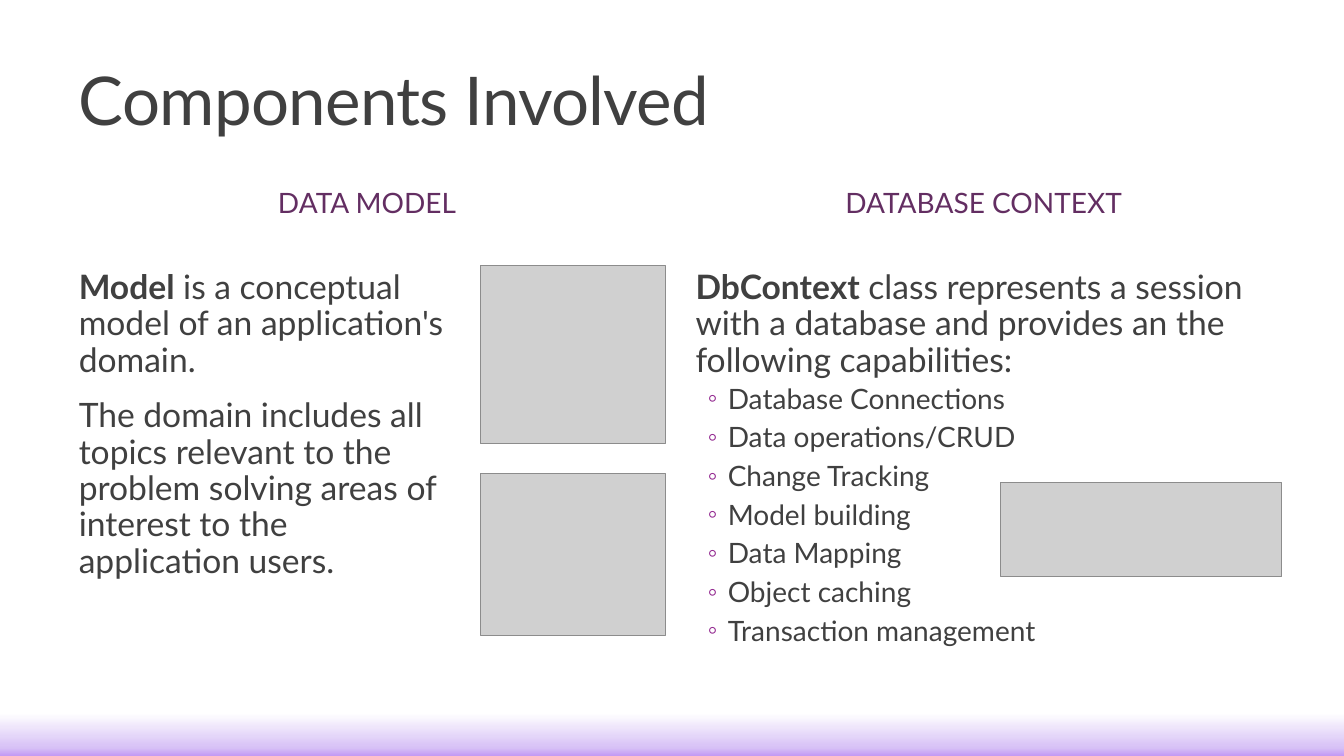
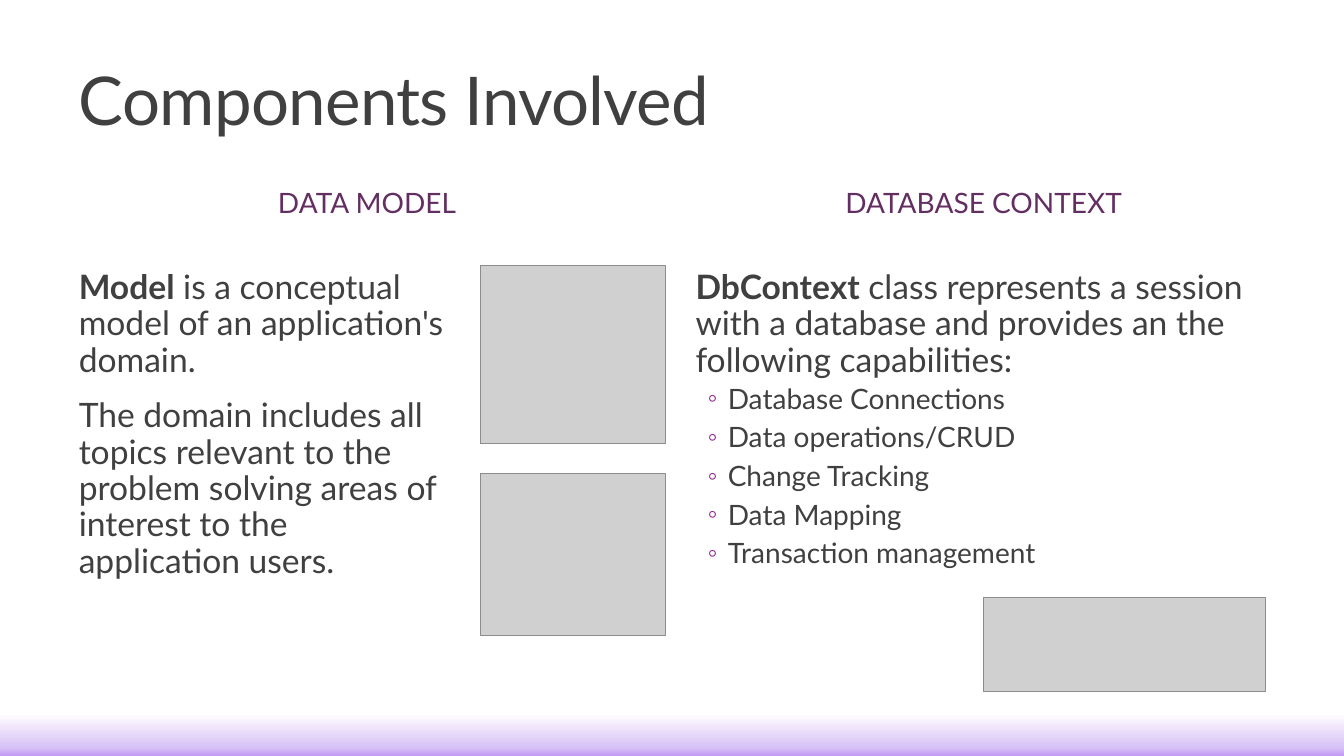
Before and after one commit to c0j0s/StudentManagementSystem, a slide deck: slide 4 of Training Materials/Lecture/2. Implementing EF Core in Your Solution.pptx. Drawn at 1344x756 pixels with LibreOffice and Linux fonts; fonts in the diff are those of the drawing; grey boxes stand for pictures. Boxes give left, top, right and bottom in pixels: in the first picture for what was removed or moved away, otherwise in the second. Text is boxed around its words. In the diff, an @@ line names an element or a change of style, - is before the commit and + after.

```diff
--- a/Training Materials/Lecture/2. Implementing EF Core in Your Solution.pptx
+++ b/Training Materials/Lecture/2. Implementing EF Core in Your Solution.pptx
@@ text at [728,504,911,530]: paragraph removed @@
-  ◦ Model building
@@ text at [728,581,911,607]: paragraph removed @@
-  ◦ Object caching
@@ picture: place and size @@
-picture at [1001,483,1282,578]
+picture at [984,598,1265,693]
```
Also in this commit, not shown: 16 other slides changed, 5 other files.
